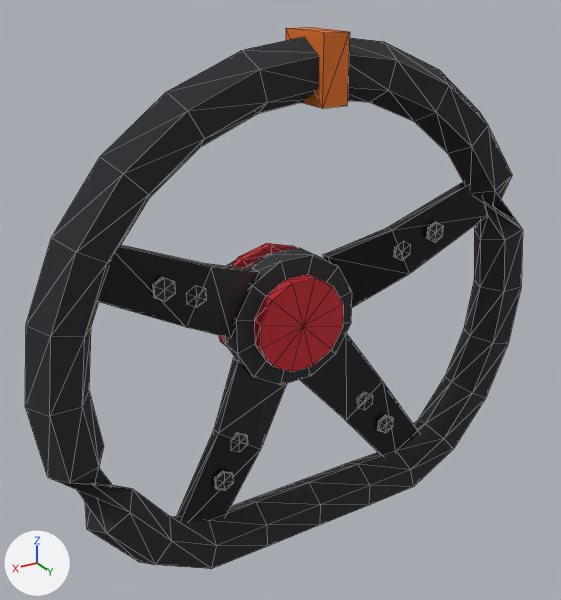
One commit to the glTF model assets/parts/interior/steering_wheel_flat_race/hana_roadster.glb: the scene before it, then after it.
Before and after are seen from a camera (50 mm lens) standing at (0.243, 0.447, 0.21) and looking at (0.008, 0.055, 0.014). Lighting does not change. The marker at lower left points along +X, +Y and +Z. The older version comes first. Mesh edges are drawn as thin lines. Vertices at exactly the same position are counted once.

In view in the first picture: 'model'.
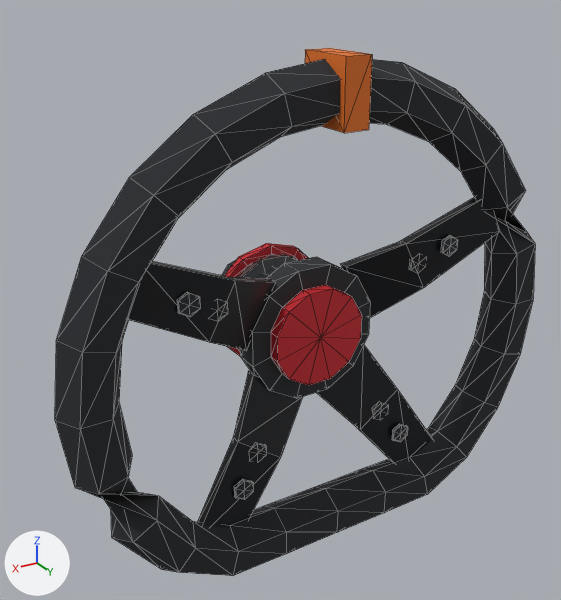
Patch to the scene script:
```diff
--- a/assets/parts/interior/steering_wheel_flat_race/hana_roadster.glb.py
+++ b/assets/parts/interior/steering_wheel_flat_race/hana_roadster.glb.py
@@ me_model @@
 # used by ob_model
-me_model.from_pydata(...)  # 466 vertices, 868 faces; spans x -1.0..1.0, y -0.28..0.28, z -0.92..0.92
+me_model.from_pydata(...)  # 466 vertices, 868 faces; spans x -1.0..1.0, y -0.36..0.36, z -0.93..0.93
+# me_model part 1: the loose piece of 14 vertices spanning x 0.39..0.46, y 0.13..0.14, z 0.09..0.17 is moved by (0.0, 0.07, 0.0)
+# me_model part 2: the loose piece of 14 vertices spanning x 0.51..0.58, y 0.16..0.18, z 0.15..0.23 is moved by (0.0, 0.07, 0.0)
+# me_model part 3: the loose piece of 14 vertices spanning x -0.46..-0.39, y 0.13..0.14, z 0.09..0.17 is moved by (0.0, 0.07, 0.0)
+# me_model part 4: the loose piece of 14 vertices spanning x -0.58..-0.51, y 0.16..0.18, z 0.15..0.23 is moved by (0.0, 0.07, 0.0)
+# me_model part 5: the loose piece of 14 vertices spanning x -0.32..-0.25, y 0.13..0.14, z -0.51..-0.43 is moved by (0.0, 0.07, 0.0)
+# me_model part 6: the loose piece of 14 vertices spanning x -0.4..-0.33, y 0.16..0.18, z -0.63..-0.55 is moved by (0.0, 0.07, 0.0)
+# me_model part 7: the loose piece of 14 vertices spanning x 0.25..0.32, y 0.13..0.14, z -0.51..-0.43 is moved by (0.0, 0.07, 0.0)
+# me_model part 8: the loose piece of 14 vertices spanning x 0.33..0.4, y 0.16..0.18, z -0.63..-0.55 is moved by (0.0, 0.07, 0.0)
+# me_model part 9: the loose piece of 26 vertices spanning x -0.2..0.2, y -0.17..-0.09, z -0.28..0.11 is moved by (0.0, -0.07, 0.0)
+# me_model part 10: the loose piece of 48 vertices spanning x -0.24..0.24, y -0.14..-0.11, z -0.32..0.15 is scaled about its middle by 1.06, then moved by (0.0, -0.07, 0.0)
+# me_model part 11: the loose piece of 144 vertices spanning x -1.0..1.0, y 0.09..0.26, z -0.92..0.91 is moved by (0.0, 0.07, 0.0)
+# me_model part 12: the loose piece of 8 vertices spanning x -0.05..0.05, y 0.06..0.28, z 0.71..0.92 is moved by (0.0, 0.07, -0.01)
+# me_model part 13: the loose piece of 14 vertices spanning x 0.14..0.79, y 0.02..0.19, z -0.1..0.37 is multiplied about its middle by the matrix ((0.982, -0.017, 0.0), (0.017, 0.982, 0.009), (0.0, -0.009, 0.982)), then moved by (0.0, 0.07, 0.0)
+# me_model part 14: the loose piece of 14 vertices spanning x -0.79..-0.14, y 0.02..0.19, z -0.1..0.37 is multiplied about its middle by the matrix ((0.982, 0.017, 0.0), (-0.017, 0.982, 0.009), (0.0, -0.009, 0.982)), then moved by (0.0, 0.07, 0.0)
+# me_model part 15: the loose piece of 14 vertices spanning x -0.57..-0.03, y 0.02..0.19, z -0.83..-0.2 is multiplied about its middle by the matrix ((0.982, 0.011, 0.0), (-0.011, 0.982, -0.015), (0.0, 0.015, 0.982)), then moved by (0.0, 0.07, 0.0)
+# me_model part 16: the loose piece of 14 vertices spanning x 0.03..0.57, y 0.02..0.19, z -0.83..-0.2 is multiplied about its middle by the matrix ((0.982, -0.011, 0.0), (0.011, 0.982, -0.015), (0.0, 0.015, 0.982)), then moved by (0.0, 0.07, 0.0)
+# me_model part 17: 72 of 466 vertices moved; they spanned x -0.25..0.25, y -0.28..0.12, z -0.33..0.16 and now span x -0.26..0.26, y -0.36..0.18, z -0.35..0.17; mean shift (0.0, 0.04, 0.0); largest move (0.0, -0.28, 0.07) -> (0.0, -0.36, 0.08)
 me_model.materials.append(mat_car_atlas)
@@ ob_model @@
 ob_model.parent = ob_steering_wheel_flat_race
-ob_model.location = (0.0, 0.0495, 0.0154)
-ob_model.scale = (0.177, 0.177, 0.177)
+ob_model.location = (0.0, 0.0595, 0.0145)
+ob_model.scale = (0.167, 0.167, 0.167)
```

Boxes [x1, y1, x2, y2] around the edits, measured in the pictures (561 x 600 px; the box of a moved part takes in the faces that stretch with it):
'model', reshaped, moved, rescaled: before [25, 27, 523, 569]; after [55, 48, 535, 576]
part 1 of me_model, moved or reshaped: before [195, 288, 206, 308]; after [218, 302, 228, 322]
part 2 of me_model, moved or reshaped: before [152, 277, 175, 302]; after [177, 292, 200, 317]
part 3 of me_model, moved or reshaped: before [394, 246, 404, 261]; after [409, 259, 418, 274]
part 4 of me_model, moved or reshaped: before [427, 222, 443, 242]; after [441, 235, 458, 257]
part 5 of me_model, moved or reshaped: before [357, 392, 371, 407]; after [372, 402, 384, 415]
part 6 of me_model, moved or reshaped: before [377, 415, 393, 433]; after [392, 424, 408, 442]
part 7 of me_model, moved or reshaped: before [233, 433, 248, 444]; after [254, 443, 266, 452]
part 8 of me_model, moved or reshaped: before [214, 471, 233, 491]; after [234, 479, 253, 500]
part 9 of me_model, moved or reshaped (mostly hidden before): before [246, 258, 262, 269]; after [237, 254, 298, 278]
part 10 of me_model, moved or reshaped: before [218, 243, 297, 346]; after [224, 243, 308, 356]
part 11 of me_model, moved or reshaped: before [25, 37, 523, 569]; after [55, 59, 535, 576]
part 12 of me_model, moved or reshaped: before [286, 27, 350, 108]; after [305, 48, 372, 133]
part 13 of me_model, moved or reshaped: before [99, 245, 259, 338]; after [129, 261, 276, 351]
part 14 of me_model, moved or reshaped: before [323, 182, 488, 308]; after [341, 197, 500, 318]
part 15 of me_model, moved or reshaped: before [300, 333, 419, 456]; after [317, 345, 432, 463]
part 16 of me_model, moved or reshaped: before [176, 358, 286, 523]; after [198, 371, 303, 528]
part 17 of me_model, moved or reshaped: before [225, 248, 352, 385]; after [222, 257, 370, 398]
